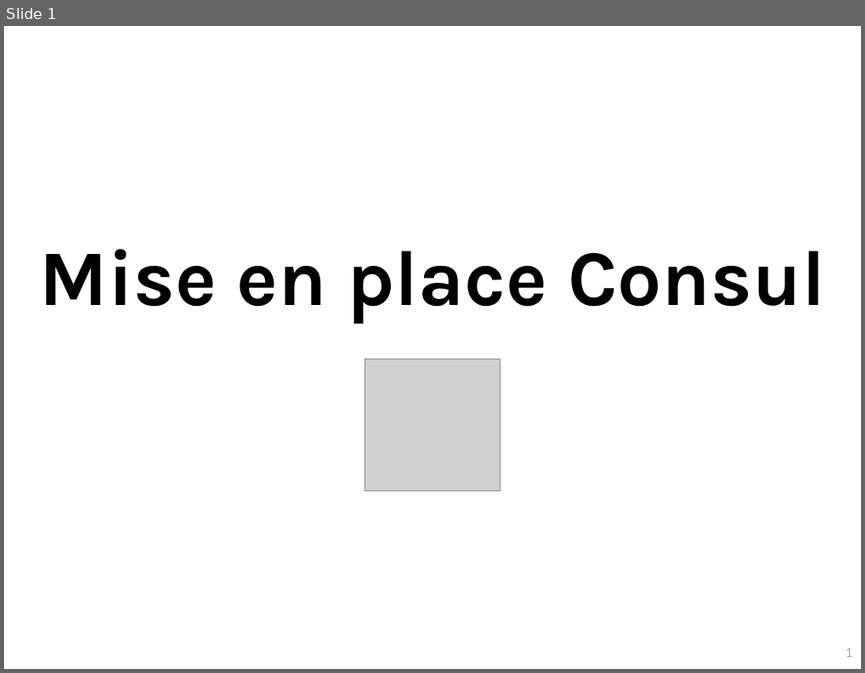
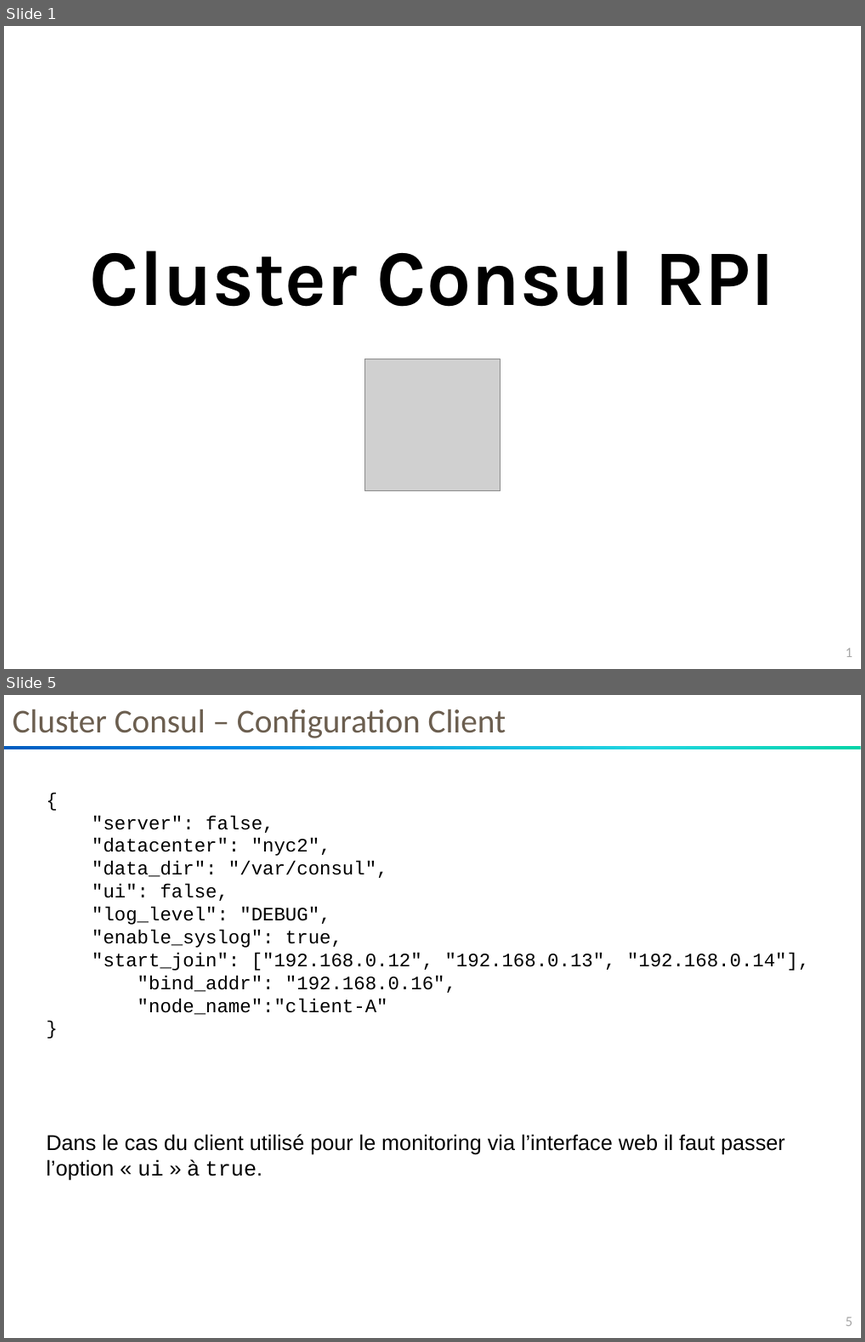
Before and after one commit to so-technology-watch/consul-poc, a slide deck: doc/setup/Cluster-Consul-v1.0.pptx. Shown one above the other, each under a label of ours: slide 1 before the commit, slides 1 and 5 after it; the slides between them are not shown. The pictures are 865x673 and 865x1342 pixels, drawn with LibreOffice and Linux fonts; fonts in the diff are those of the drawing; grey boxes stand for pictures. Boxes give left, top, right and bottom in pixels: in the first picture for what was removed or moved away, otherwise in the second. Text is boxed around its words. In the diff, an @@ line names an element or a change of style, - is before the commit and + after.

```diff
--- a/doc/setup/Cluster-Consul-v1.0.pptx
+++ b/doc/setup/Cluster-Consul-v1.0.pptx
@@ slide 5 added at bbox=[4, 695, 861, 1338], background #FFFFFF; not listed: 1 template element that a slide beside it also shows @@
@@ text added at bbox=[12, 709, 506, 738], 28 pt, text #6B5E4F @@
+Cluster Consul – Configuration Client
@@ rectangle added at bbox=[4, 746, 861, 750], fill gradient #03D4A8 to #21D6E0 to #0087E6 to #005CBF @@
@@ text added at bbox=[92, 815, 809, 1015], 16 pt, text #000000 @@
+{
+"server": false,
+"datacenter": "nyc2",
+"data_dir": "/var/consul",
+"ui": false,
+"log_level": "DEBUG",
+"enable_syslog": true,
+"start_join": ["192.168.0.12", "192.168.0.13", "192.168.0.14"],
+"bind_addr": "192.168.0.16",
+"node_name":"client-A"
+}
@@ text added at bbox=[46, 1134, 785, 1180], 18 pt, text #000000 @@
+Dans le cas du client utilisé pour le monitoring via l’interface web il faut passer
+l’option « ui » à true.
@@ slide 1 changed as well @@
@@ text at bbox=[90, 250, 774, 306]: text changed @@
-Mise en place Consul
+Cluster Consul RPI
```
Also in this commit, not shown: 3 other slides added, 7 slides removed, 1 other file.
